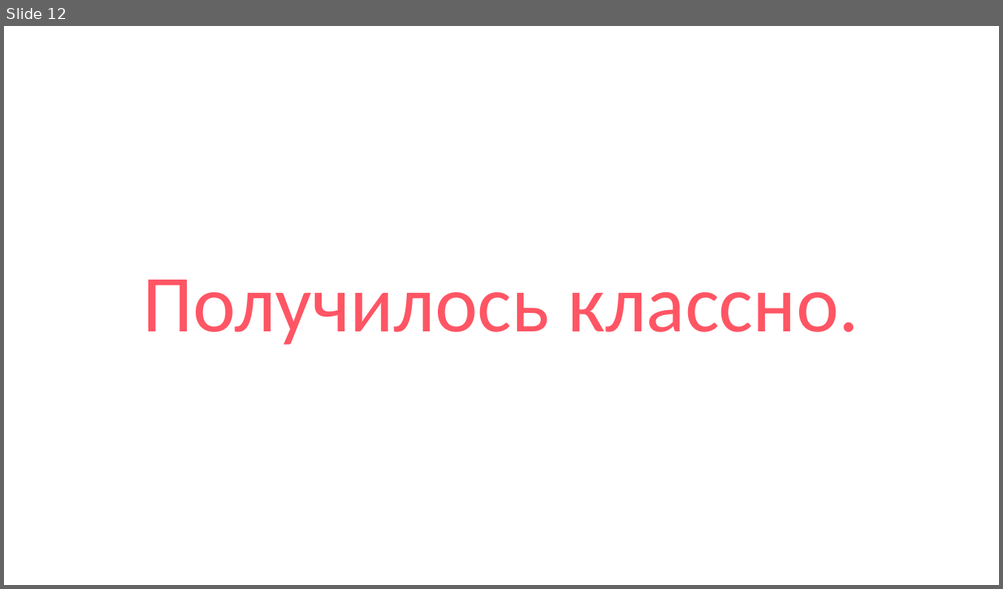
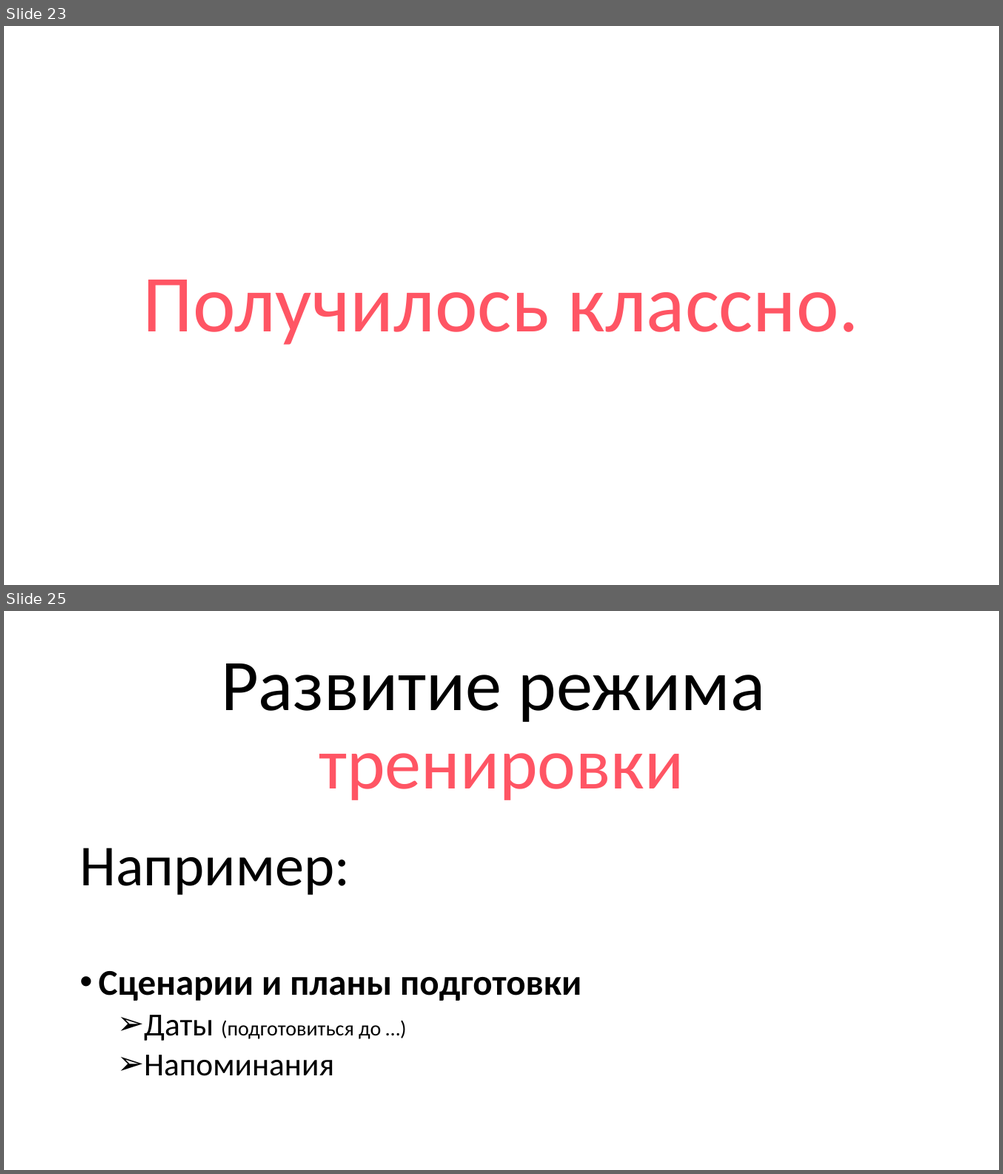
Before and after one commit to thecattest/testing-system, a slide deck: presentation.pptx. Shown one above the other, each under a label of ours: slide 12 before the commit, slides 23 and 25 after it; the slides between them are not shown. The pictures are 1003x589 and 1003x1174 pixels, drawn with LibreOffice and Linux fonts; fonts in the diff are those of the drawing. Boxes give left, top, right and bottom in pixels: in the first picture for what was removed or moved away, otherwise in the second. Text is boxed around its words. In the diff, an @@ line names an element or a change of style, - is before the commit and + after.

```diff
--- a/presentation.pptx
+++ b/presentation.pptx
@@ slide 25 added at [4, 611, 999, 1170], background #FFFFFF @@
@@ title added at [221, 664, 765, 800], 70.2 pt, text #000000 @@
+Развитие режима
+тренировки
@@ text added at [79, 848, 581, 1076], 35 pt, text #000000 @@
+Например:
+• Сценарии и планы подготовки
+  ➢ Даты (подготовиться до …)
+  ➢ Напоминания
@@ what was slide 12 is now slide 23 @@
```
Also in this commit, not shown: 2 slides changed, 17 other slides added, 5 slides removed, 1 other file.
